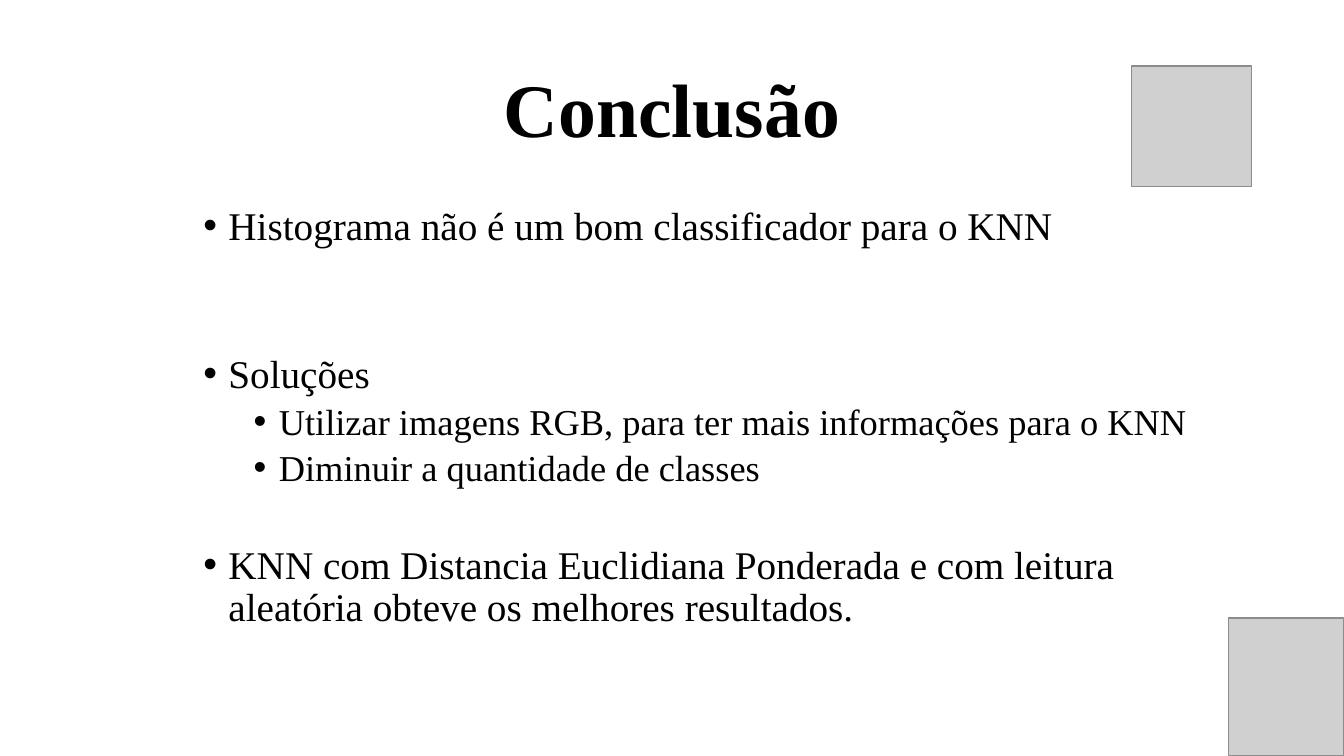
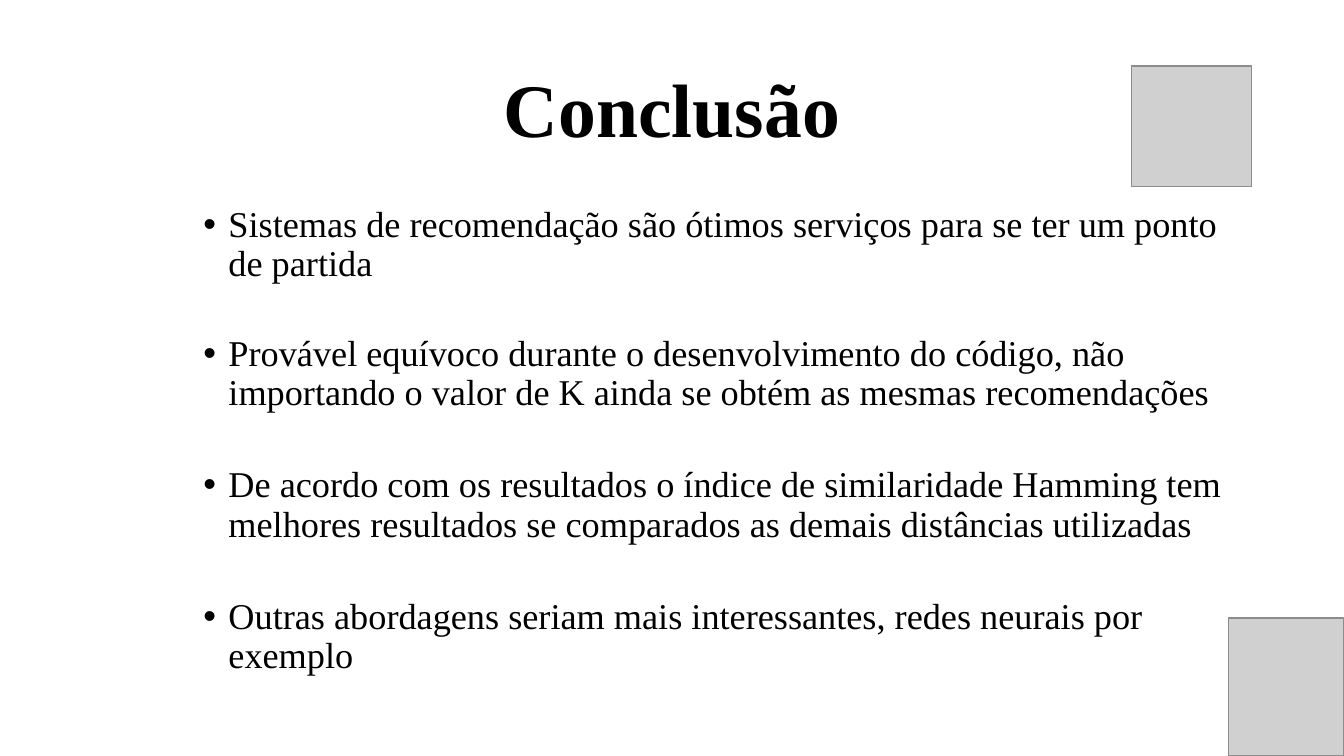
Before and after one commit to RannieryDias/IA_PROJETO, a slide deck: slide 13 of IA_PROJETO/artefatos/Projeto Apresentação.pptx (slide 11 before the commit). Drawn at 1344x756 pixels with LibreOffice and Linux fonts; fonts in the diff are those of the drawing; grey boxes stand for pictures. Boxes give left, top, right and bottom in pixels: in the first picture for what was removed or moved away, otherwise in the second. Text is boxed around its words. In the diff, an @@ line names an element or a change of style, - is before the commit and + after.

```diff
--- a/IA_PROJETO/artefatos/Projeto Apresentação.pptx
+++ b/IA_PROJETO/artefatos/Projeto Apresentação.pptx
@@ text at [228, 211, 1220, 675]: text changed; size 28 to 25.9 pt @@
-    • Histograma não é um bom classificador para o KNN
-    • Soluções
-      • Utilizar imagens RGB, para ter mais informações para o KNN
-      • Diminuir a quantidade de classes
-    • KNN com Distancia Euclidiana Ponderada e com leitura aleatória obteve os melhores resultados.
+    • Sistemas de recomendação são ótimos serviços para se ter um ponto de partida
+    • Provável equívoco durante o desenvolvimento do código, não importando o valor de K ainda se obtém as mesmas recomendações
+    • De acordo com os resultados o índice de similaridade Hamming tem melhores resultados se comparados as demais distâncias utilizadas
+    • Outras abordagens seriam mais interessantes, redes neurais por exemplo
```
Also in this commit, not shown: 5 other slides changed, 7 slides added, 4 slides removed.
